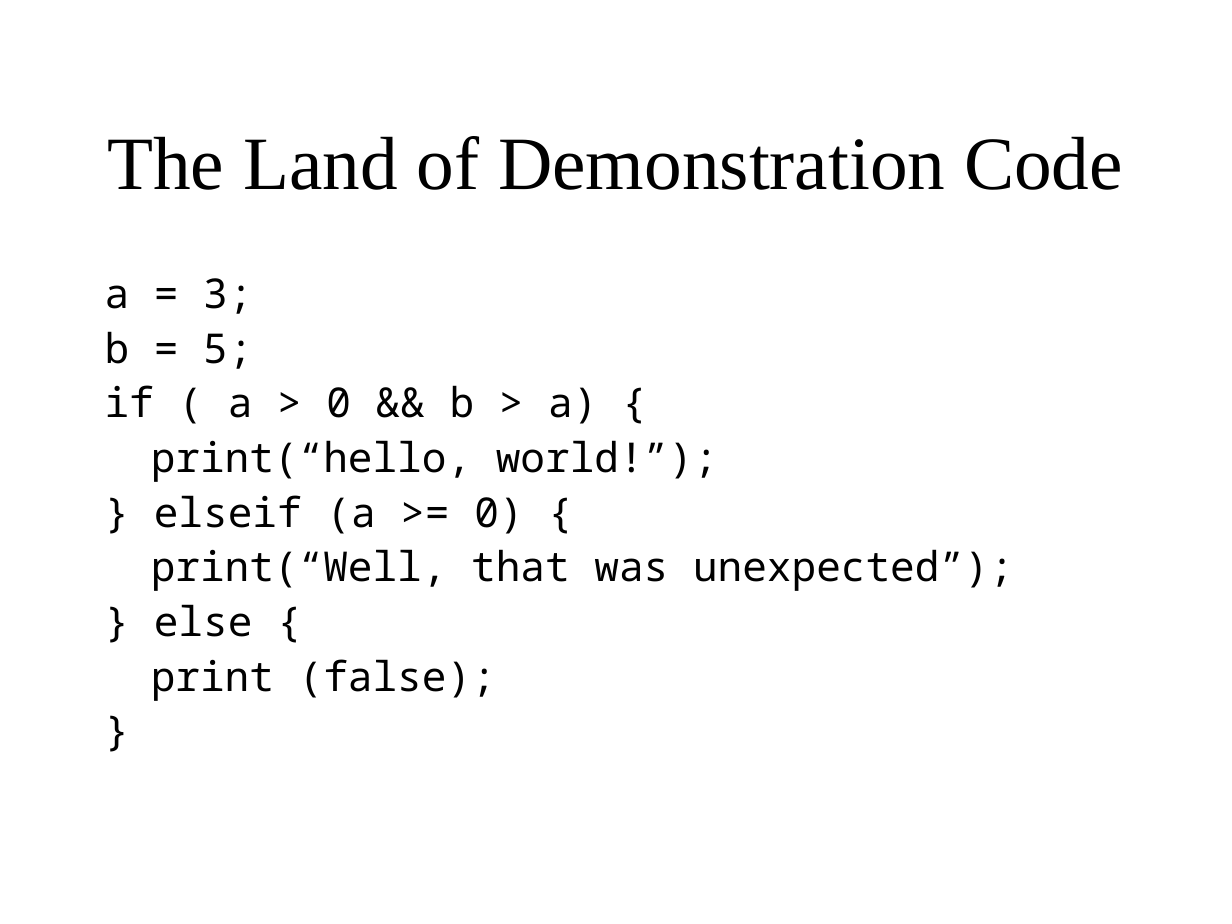
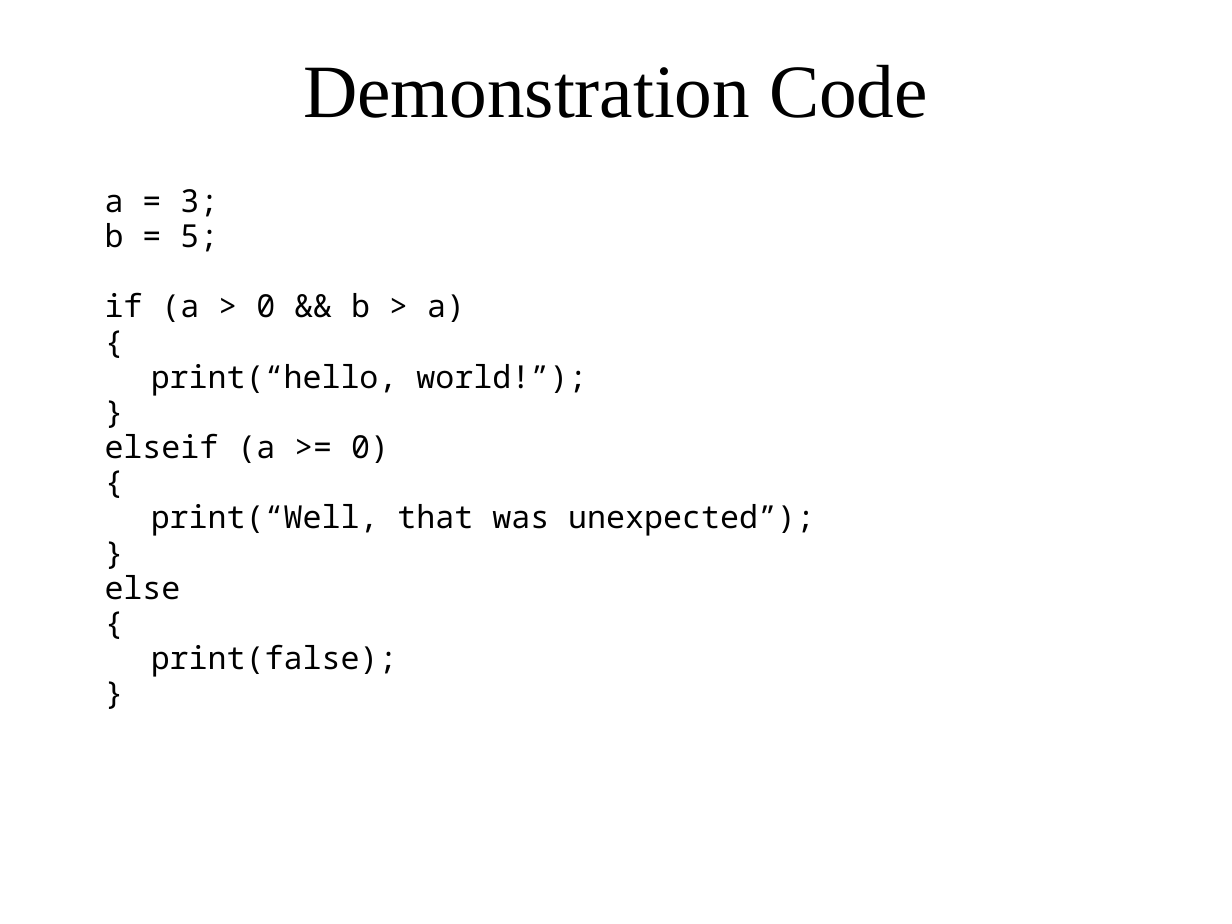
Before and after one commit to waseemilahi/drul, a slide deck: slide 21 of Presentation/Parts1-2.ppt (slide 11 before the commit). Drawn at 1232x924 pixels with LibreOffice and Linux fonts; fonts in the diff are those of the drawing. Boxes give left, top, right and bottom in pixels: in the first picture for what was removed or moved away, otherwise in the second. Text is boxed around its words. In the diff, an @@ line names an element or a change of style, - is before the commit and + after.

```diff
--- a/Presentation/Parts1-2.ppt
+++ b/Presentation/Parts1-2.ppt
@@ title at bbox=[303, 64, 928, 118]: text changed @@
-The Land of Demonstration Code
+Demonstration Code
@@ text "a = 3;": place and size @@
-text "a = 3;" at bbox=[105, 278, 1013, 701]
+text "a = 3;" at bbox=[105, 189, 815, 677]
@@ text at bbox=[105, 189, 815, 536]: size 24 to 18.5 pt in "a = 3;", "b = 5;", "print(“hello, world!”);", "print(“Well, that was unexpected”);" and 1 more places; line spacing 0.9 to 0.7; less space between paragraphs @@
@@ text at bbox=[105, 292, 465, 322]: text changed; size 24 to 18.5 pt @@
-if ( a > 0 && b > a) {
+if (a > 0 && b > a)
+{
@@ text at bbox=[105, 433, 389, 463]: text changed; size 24 to 18.5 pt @@
-} elseif (a >= 0) {
+}
+elseif (a >= 0)
+{
@@ text at bbox=[105, 575, 398, 677]: paragraphs added @@
+else
+{
+print(false);
+}
@@ text at bbox=[151, 604, 496, 701]: paragraphs removed @@
-} else {
-print (false);
```
Also in this commit, not shown: 10 other slides changed, 22 slides added, 3 slides removed.
